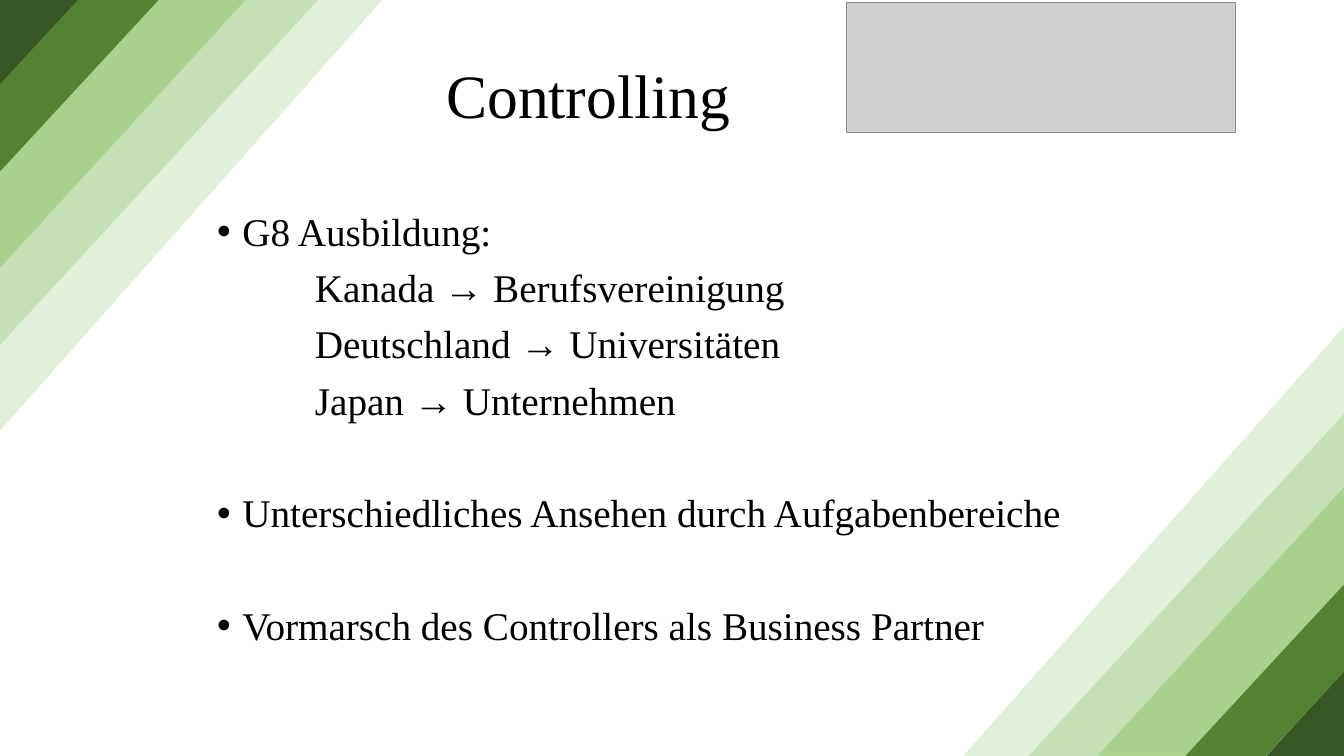
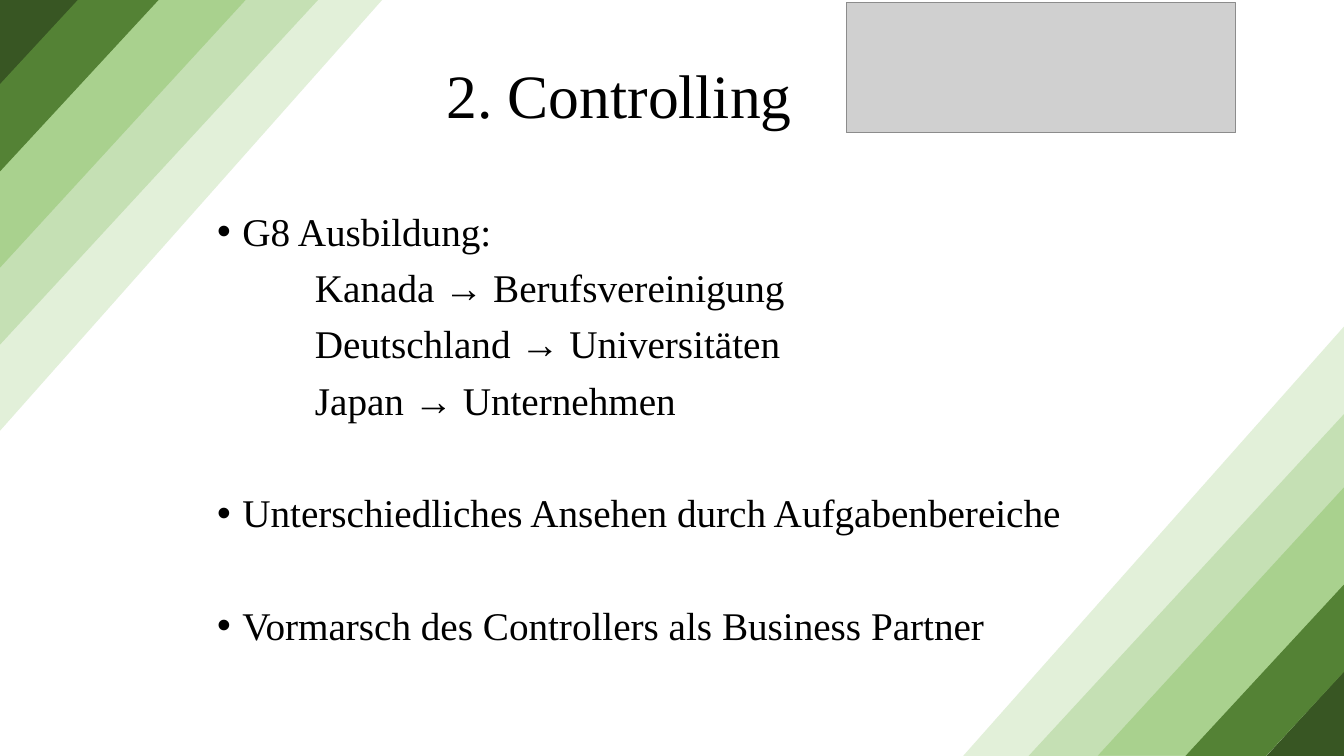
Before and after one commit to MaxGabler31/Seminar-Management-und-Controlling, a slide deck: slide 5 of Seminar Management und Controlling/Controlling in kleinen und mittleren Unternehmen.pptx. Drawn at 1344x756 pixels with LibreOffice and Linux fonts; fonts in the diff are those of the drawing; grey boxes stand for pictures. Boxes give left, top, right and bottom in pixels: in the first picture for what was removed or moved away, otherwise in the second. Text is boxed around its words. In the diff, an @@ line names an element or a change of style, - is before the commit and + after.

```diff
--- a/Seminar Management und Controlling/Controlling in kleinen und mittleren Unternehmen.pptx
+++ b/Seminar Management und Controlling/Controlling in kleinen und mittleren Unternehmen.pptx
@@ title at <box>446,75,792,130</box>: text changed @@
-Controlling
+2. Controlling
```
Also in this commit, not shown: 11 other slides changed.
